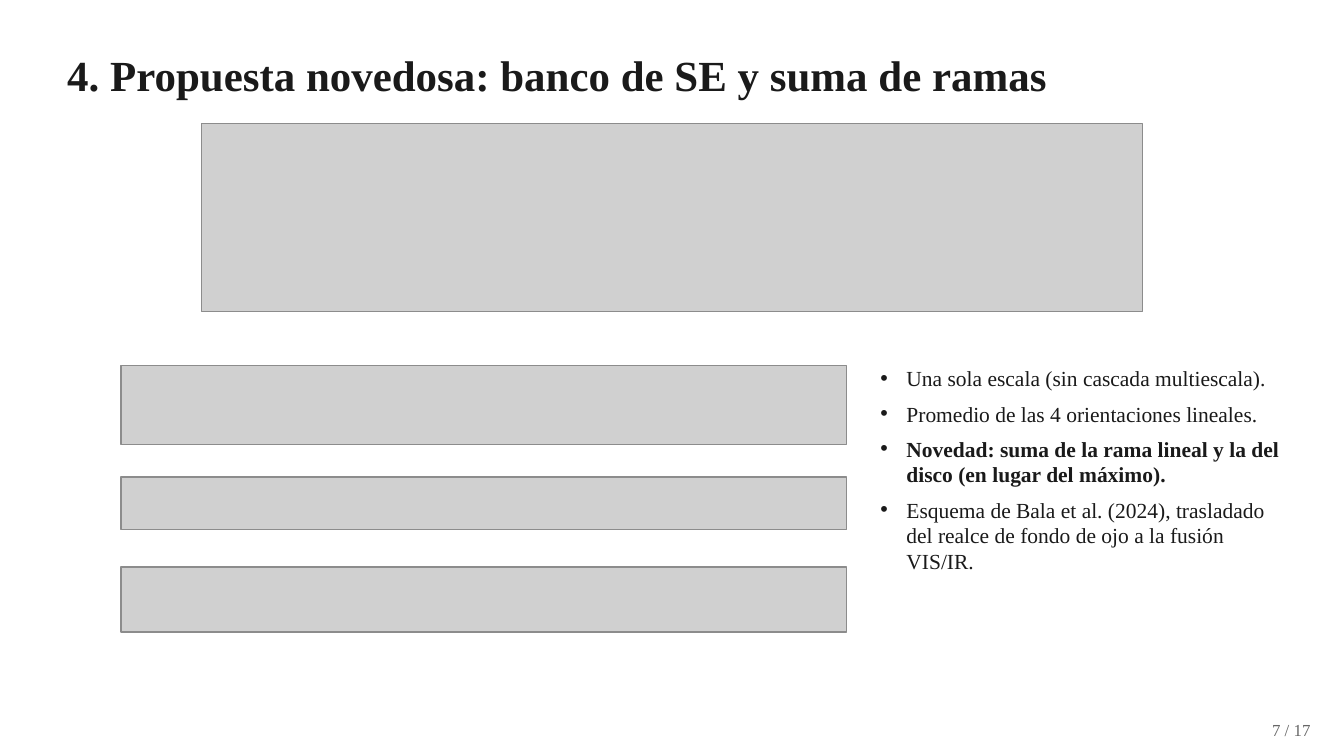
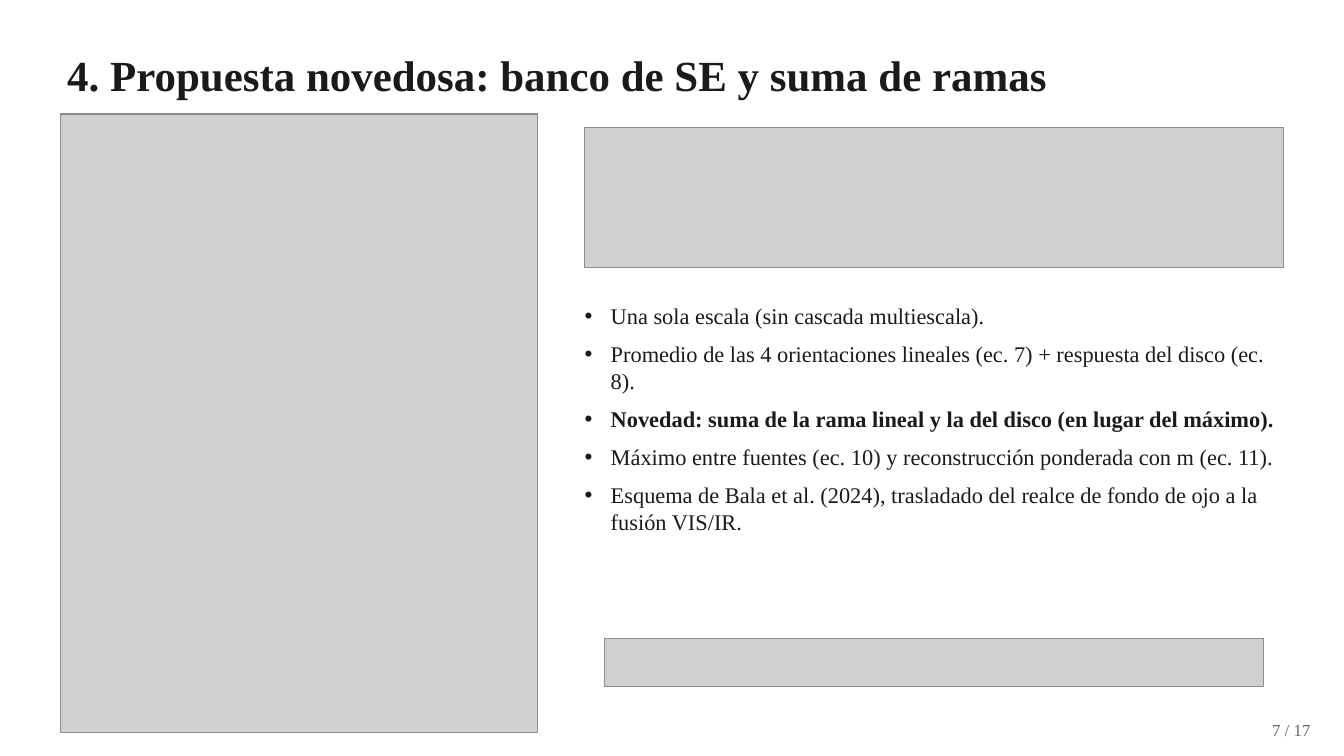
Before and after one commit to YanBajac/TFM_Fusion_Imagenes_Propuesta_Oficial, a slide deck: slide 7 of docs/Tesis_Defensa_Presentacion.pptx. Drawn at 1344x756 pixels with LibreOffice and Linux fonts; fonts in the diff are those of the drawing; grey boxes stand for pictures. Boxes give left, top, right and bottom in pixels: in the first picture for what was removed or moved away, otherwise in the second. Text is boxed around its words. In the diff, an @@ line names an element or a change of style, - is before the commit and + after.

Commit message:
Presentación: lámina 7 con el flujograma definitivo de la propuesta
Se integra fig_flujo_propuesta (suma de ramas, r=25, m=0,0703) a la izquierda
de la lámina, con el banco de SE, las viñetas y la ecuación de la suma a la
derecha; notas del orador actualizadas para narrar sobre el flujograma.

```diff
--- a/docs/Tesis_Defensa_Presentacion.pptx
+++ b/docs/Tesis_Defensa_Presentacion.pptx
@@ picture added at box(60, 114, 538, 732) @@
@@ picture: place and size @@
-picture at box(202, 124, 1142, 312)
+picture at box(585, 128, 1284, 267)
@@ text "Una sola escala (sin cascada ...": place and size @@
-text "Una sola escala (sin cascada ..." at box(906, 371, 1278, 570)
+text "Una sola escala (sin cascada ..." at box(611, 308, 1273, 531)
@@ text at box(611, 308, 1273, 531): size 11.5 to 12 pt in "Una sola escala (sin cascada multiescala).", "Novedad: suma de la rama lineal y ...", "Esquema de Bala et al. (2024), trasladado ..."; more space between paragraphs @@
@@ text at box(611, 346, 1264, 394): text changed; size 11.5 to 12 pt @@
-• Promedio de las 4 orientaciones lineales.
+• Promedio de las 4 orientaciones lineales (ec. 7) + respuesta del disco (ec. 8).
@@ picture removed at box(121, 366, 847, 445) @@
@@ text at box(611, 449, 1273, 470): paragraph added @@
+• Máximo entre fuentes (ec. 10) y reconstrucción ponderada con m (ec. 11).
@@ picture removed at box(121, 567, 847, 632) @@
@@ picture: place and size @@
-picture at box(121, 477, 847, 530)
+picture at box(605, 638, 1263, 687)
```
